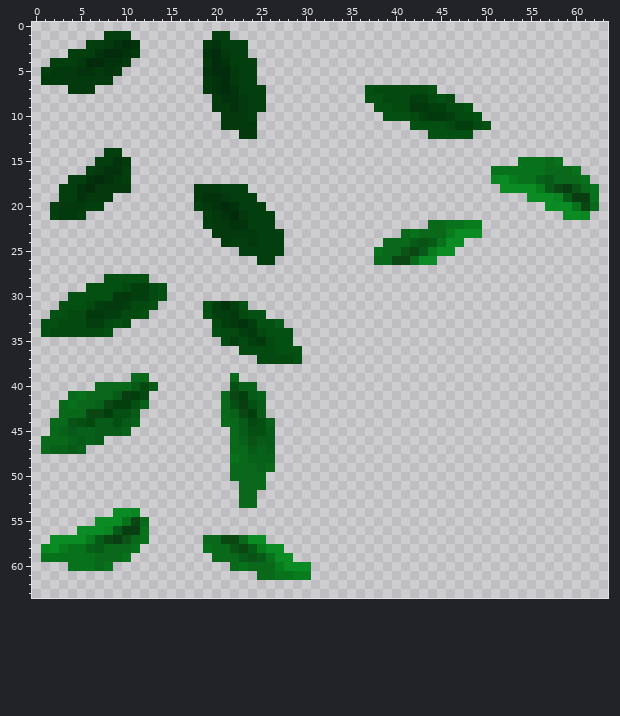
One commit to this pixel-art sprite: World/layer1/layer1Leaves.png. The picture above is the old version.
The file is 64x64 pixels. Colours within 5 levels of each other are drawn and written as one.
Now the later version:
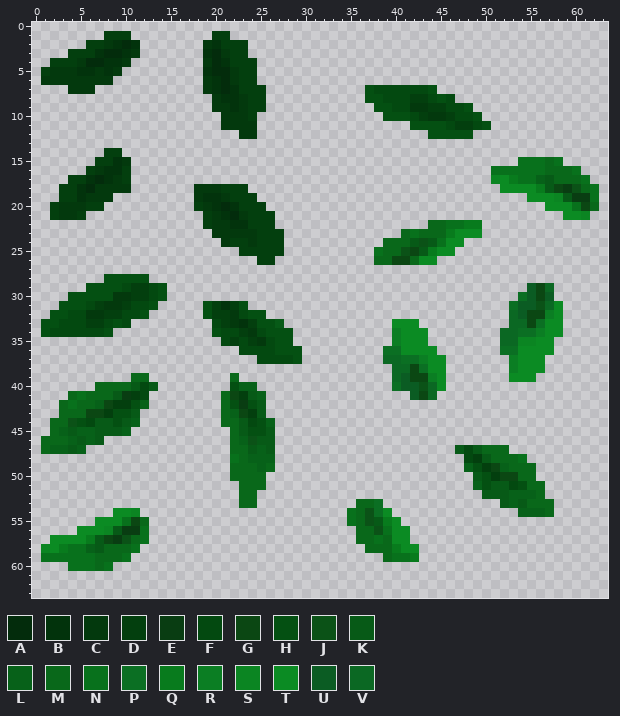
Palette (. is transparent): A #032c0c  B #02330c  C #03390d  D #033f0e  E #093d12  F #034910  G #0b4713  H #045012  J #0b5217  K #075a17  L #076119  M #09681a  N #08711c  P #0b6f23  Q #087b1d  R #0b7e23  S #0b8522  T #0b8b23  U #0b5c23  V #0b6823
Change:
Changed rows in their new state; - is an unchanged pixel.
first column x 39:
29 ----------------UGV-
30 ---------------PUGU-
31 --------------PUUJVT
32 --------------VUGGRT
33 -TTT----------VVGPTT
34 -RTTT--------VVPPRTT
35 -RTTT--------VVSSTT-
36 PPTTTT-------PPTTTT-
37 VVPPRTT-------RTTT--
38 -VVGPTT-------RTTT--
39 -VUGGRT-------TTT---
40 -PUUJVT-------------
41 ---UGV--------------
first column x 19:
47 ----------------------------KFKMMM-----
48 -----------------------------FDKMMMN---
49 -----------------------------LHDGLMMM--
50 ------------------------------KHDGGMM--
51 ------------------------------LHKKFHMM-
52 -------------------------------KKKLLLM-
53 -----------------MMP-------------KLKMMM
54 ----------------NMJPT--------------LLLM
55 ----------------NMJKQT-----------------
56 -----------------MMJNTT----------------
57 .......----------MMNMTT----------------
58 .........---------MMMQTT---------------
59 -.........----------MNNQ---------------
60 ---.........---------------------------
61 ------......---------------------------
Pixel boxes of the changes (left, top, right, bottom) in both pictures:
added: (500, 283, 563, 382)
added: (383, 319, 446, 400)
added: (455, 445, 554, 517)
added: (347, 499, 419, 562)
erased: (203, 535, 311, 580)
